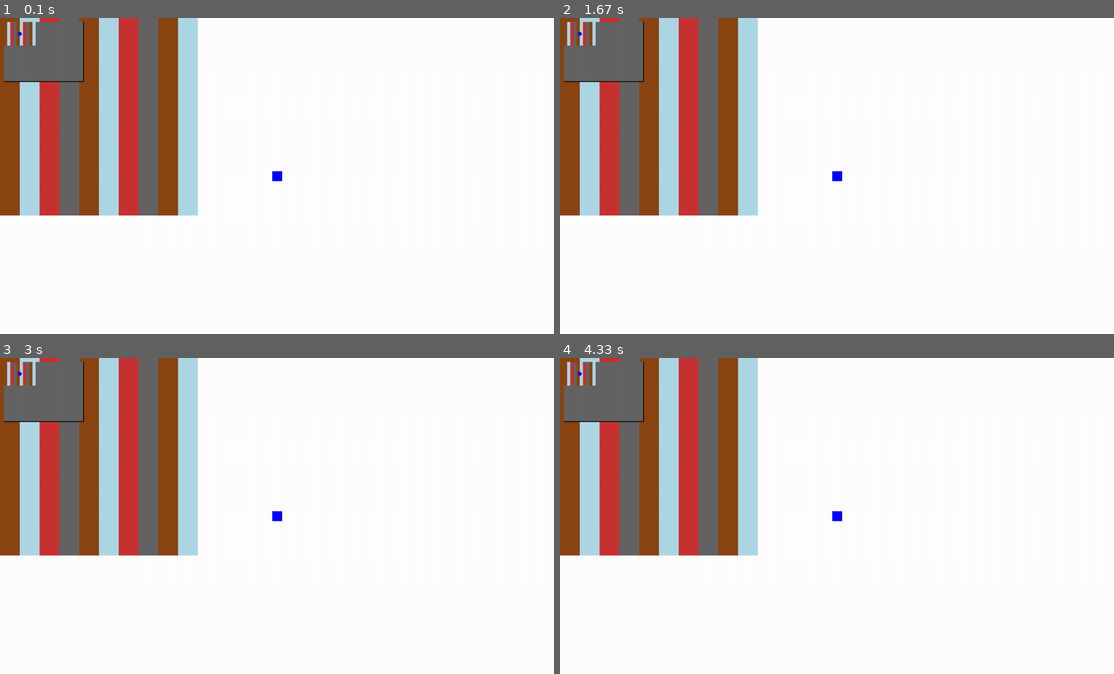
Above: before the commit, frames 1-4 (two rows, left to right).
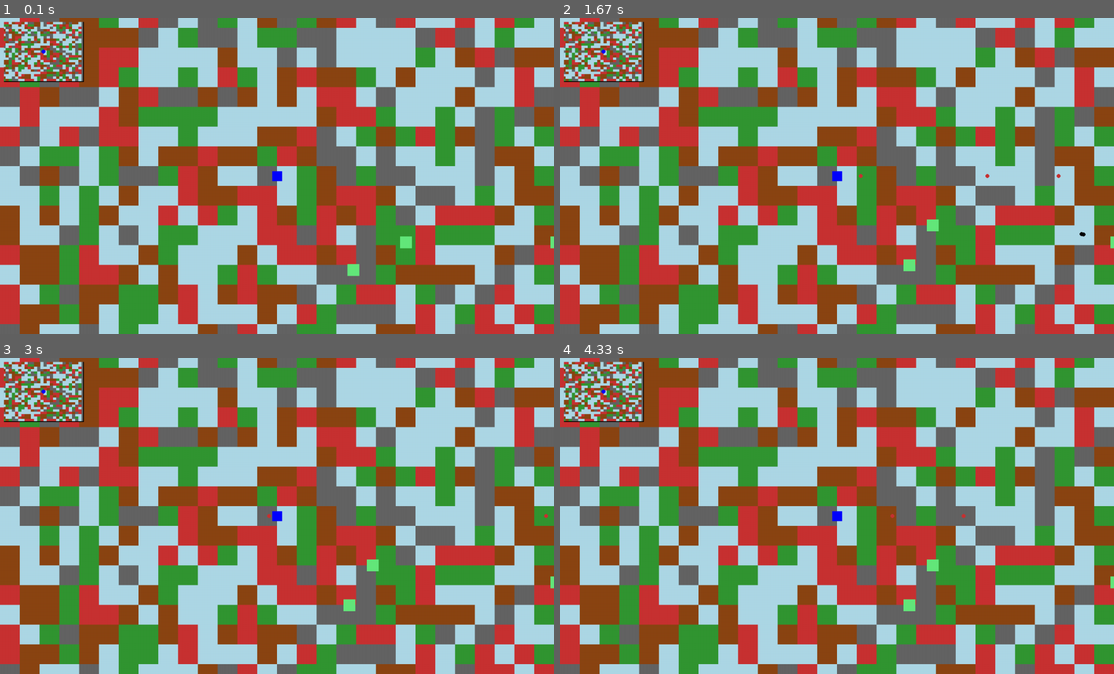
Above: after the commit, the same moments.

Repository: KRsupertux/pygame-project
Game: pygame game, started from scene1.py
Two runs of this game, one before a commit and one after it. Both use one fixed random seed, a clock stepped at 60 frames per second and the inputs below.
Inputs:
- Up to frame 1 (0.1 s): no input
- Up to frame 2 (1.67 s): tap Space at 0.33, 0.73, 1.03, 1.23, 1.57 s; hold D 0.67-1.13 s; hold W 1.17-1.47 s; hold D from 1.5 s (still down)
- Up to frame 3 (3 s): tap Space at 1.87, 2.07, 2.37, 2.63, 2.97 s; release D at 1.97 s; hold A 2-2.53 s; hold S 2.57-2.87 s; hold A from 2.9 s (still down)
- Up to frame 4 (4.33 s): tap Space at 3.27, 3.4, 3.8, 4.1 s; release A at 3.3 s; hold W 3.33-3.7 s; hold D from 3.73 s (still down)

The runs differ from the first frame. In frame 1, 96% of the frame differs, in the area x 0-100%, y 0-100%; in frame 2, 96%; in frame 3, 96%; in frame 4, 96%.

Commit message:
scene1 update

Diff:
--- a/scene1.py
+++ b/scene1.py
@@ -1,4 +1,5 @@
 import pygame
+import time
 import math
 import sys
 import random
@@ -12,6 +13,20 @@
         self.obj_speed=speed
         self.obj_rsm=rsm #run_speed_multiplier
 
+class Bullet:
+    def __init__(self, pos, vel, color, size,direction):
+        self.pos = list(pos)  # Copy to avoid reference issues
+        self.vel = vel
+        self.color = color
+        self.size = size
+        self.direction=direction
+
+    def update(self):
+        self.pos[0] += self.vel[0]
+        self.pos[1] += self.vel[1]
+
+    def draw(self, screen, offset_x, offset_y):
+        pygame.draw.circle(screen, self.color, (int(self.pos[0] + offset_x), int(self.pos[1] + offset_y)), self.size)
 
 def run_game_loop():
     pygame.init()
@@ -27,13 +42,14 @@
     GRAY=(100,100,100)
     LIGHT_BLUE=(173,216,230)
     BLACK=(0,0,0)
+    ENEMYCOLOR=(100,232,123)
 
     clock=pygame.time.Clock()
     FPS=60
 
     TILE_SIZE=50
-    MAP_ROWS=10
-    MAP_COLS=10
+    MAP_ROWS=51
+    MAP_COLS=200
     MAP_WIDTH=MAP_COLS*TILE_SIZE
     MAP_HEIGHT=MAP_ROWS*TILE_SIZE
 
@@ -50,18 +66,57 @@
 
     road_texture = pygame.Surface((TILE_SIZE, TILE_SIZE))
     road_texture.fill(GRAY)
+
+
+
+    class Enemy:
+        def __init__(self, size, color, pos, speed):
+            self.size = size
+            self.color = color
+            self.pos = pos
+            self.speed = speed
+            self.direction = [0, 0]
+
+
+        def move_towards_player(self, player_pos):
+            dir_x = player_pos[0] - self.pos[0]
+            dir_y = player_pos[1] - self.pos[1]
+            length = math.hypot(dir_x, dir_y)
+            if length == 0:
+                return
+
+            dir_x /= length
+            dir_y /= length
+            next_pos_x = self.pos[0] + dir_x * self.speed
+            next_pos_y = self.pos[1] + dir_y * self.speed
+
+            tile_x = next_pos_x // TILE_SIZE
+            tile_y = next_pos_y // TILE_SIZE
+            if not is_obstacle(tile_x, tile_y):
+                self.pos[0] = next_pos_x
+                self.pos[1] = next_pos_y
+        def draw(self, screen, offset_x, offset_y):
+            pygame.draw.rect(
+                screen,
+                self.color,
+                (int(self.pos[0] + offset_x - self.size / 2), int(self.pos[1] + offset_y - self.size / 2), self.size, self.size),
+            )
+
+
+
+
 
     rock_texture = pygame.Surface((TILE_SIZE, TILE_SIZE))
     rock_texture.fill(RED)
     #open map
-    map_layout=[[1,2,3,4,1,2,3,4,1,2],[1,2,3,4,1,2,3,4,1,2],[1,2,3,4,1,2,3,4,1,2],[1,2,3,4,1,2,3,4,1,2],[1,2,3,4,1,2,3,4,1,2],[1,2,3,4,1,2,3,4,1,2],[1,2,3,4,1,2,3,4,1,2],[1,2,3,4,1,2,3,4,1,2],[1,2,3,4,1,2,3,4,1,2],[1,2,3,4,1,2,3,4,1,2]]
-    #with open("./maps/map1.txt",'r') as file:
-     #   for line in file:
-      #      map_layout.append(list(map(int,line.split())))
-       #     if len(line) != MAP_COLS:
-        #        raise ValueError(f"Map row length {len(line)}")
-      #  if len(map_layout)!=MAP_ROWS:
-       #     raise ValueError(f"Map num_row {len(map_layout)}")
+    map_layout=[]
+    with open("./maps/map1.txt",'r') as file:
+        for line in file:
+            map_layout.append(list(map(int,line.split())))
+            #if len(line) != MAP_COLS:
+             #   raise ValueError(f"{map_layout}")
+        if len(map_layout)!=MAP_ROWS:
+            raise ValueError(f"Map num_row {len(map_layout)}")
 
     def draw_map(offset_x,offset_y):
         for row in range(MAP_ROWS):
@@ -185,11 +240,47 @@
         screen.blit(minimap_surface,(10,10))
 
     def game_loop():
+        bullets=[]
+        enemies = [Enemy(30, ENEMYCOLOR, [random.randint(100, MAP_WIDTH - 100), random.randint(100, MAP_HEIGHT - 100)], 2) for _ in range(10)]
+        enemy_bullets = []
+        last_enemy_shot_time = time.time()
+
+        def fire_enemy_bullets(enemy):
+            dir_x = player.obj_pos[0] - enemy.pos[0]
+            dir_y = player.obj_pos[1] - enemy.pos[1]
+            length = math.hypot(dir_x, dir_y)
+            if length > 0:
+                dir_x /= length
+                dir_y /= length
+                velocity = [dir_x * 5, dir_y * 5]
+                enemy_bullets.append(Bullet(enemy.pos.copy(), velocity, BLACK, 5, [dir_x, dir_y]))
+
         while True:
+            current_time = time.time()
+            if current_time - last_enemy_shot_time > 1.5:
+                for enemy in enemies:
+                    fire_enemy_bullets(enemy)
+                last_enemy_shot_time = current_time
+
             for event in pygame.event.get():
                 if event.type==pygame.QUIT:
                     pygame.quit()
                     sys.exit()
+                if event.type == pygame.KEYDOWN:
+                    if event.key == pygame.K_SPACE:
+                        bullet_velocity = [player.obj_vel[0] * 2, player.obj_vel[1] * 2]
+                        bulletdir=[1,0]
+                        if keys[pygame.K_w]:
+                            bulletdir=[0,-1]
+                        if keys[pygame.K_s]:
+                            bulletdir=[0,1]
+                        if keys[pygame.K_a]:
+                            bulletdir=[-1,0]
+                        if keys[pygame.K_d]:
+                            bulletdir=[1,0]
+                        if bullet_velocity == [0, 0]:  # Fire bullet straight if standing still
+                            bullet_velocity = [bulletdir[0]*10,bulletdir[1]*10]
+                            bullets.append(Bullet(player.obj_pos, bullet_velocity, RED,5,bulletdir))
             keys=pygame.key.get_pressed()
             handle_movement(keys)
 
@@ -200,13 +291,64 @@
             offset_y=min(0,max(offset_y,SCREEN_HEIGHT-MAP_HEIGHT))
 
             screen.fill(WHITE)
+            for enemy in enemies:
+                enemy.move_towards_player(player.obj_pos)
+
             draw_map(offset_x,offset_y)
             pygame.draw.rect(
                 screen,
                 player.obj_color,
                 (int(SCREEN_WIDTH//2-player.obj_size//2),int(SCREEN_HEIGHT//2-player.obj_size//2),int(player.obj_size),int(player.obj_size)),
             )
+
+            for bullet in bullets[:]:
+                bullet.update()
+                bullet.draw(screen, offset_x, offset_y)
+                if bullet.pos[0] < 0 or bullet.pos[0] > MAP_WIDTH or bullet.pos[1] < 0 or bullet.pos[1] > MAP_HEIGHT:
+                    bullets.remove(bullet)
+                tile_x = int(bullet.pos[0] // TILE_SIZE)
+                tile_y = int(bullet.pos[1] // TILE_SIZE)
+
+                if is_obstacle(tile_x, tile_y):
+                    bullets.remove(bullet)  # Remove bullet on collision
+                    continue  # Skip further checks
+
+                if bullet.pos[0] < 0 or bullet.pos[0] > MAP_WIDTH or bullet.pos[1] < 0 or bullet.pos[1] > MAP_HEIGHT:
+                    bullets.remove(bullet)
+                for enemy in enemies[:]:
+                    if (enemy.pos[0] - bullet.pos[0]) ** 2 + (enemy.pos[1] - bullet.pos[1]) ** 2 < (enemy.size / 2 + bullet.size) ** 2:
+                        enemies.remove(enemy)
+                        bullets.remove(bullet)
+                        break  # Prevent checking deleted bullets
+
+            for bullet in enemy_bullets[:]:
+                bullet.update()
+                bullet.draw(screen, offset_x, offset_y)
+                # Remove bullets if they go off-screen
+                if bullet.pos[0] < 0 or bullet.pos[0] > MAP_WIDTH or bullet.pos[1] < 0 or bullet.pos[1] > MAP_HEIGHT:
+                    enemy_bullets.remove(bullet)
+            for bullet in enemy_bullets[:]:
+                bullet.update()
+                bullet.draw(screen, offset_x, offset_y)
+                tile_x = int(bullet.pos[0] // TILE_SIZE)
+                tile_y = int(bullet.pos[1] // TILE_SIZE)
+
+                if is_obstacle(tile_x, tile_y):
+                    enemy_bullets.remove(bullet)
+                    continue
+
+                if bullet.pos[0] < 0 or bullet.pos[0] > MAP_WIDTH or bullet.pos[1] < 0 or bullet.pos[1] > MAP_HEIGHT:
+                    enemy_bullets.remove(bullet)
+                if bullet.pos[0] < 0 or bullet.pos[0] > MAP_WIDTH or bullet.pos[1] < 0 or bullet.pos[1] > MAP_HEIGHT:
+                    enemy_bullets.remove(bullet)
+
+                if (player.obj_pos[0] - bullet.pos[0]) ** 2 + (player.obj_pos[1] - bullet.pos[1]) ** 2 < (player.obj_size / 2 + bullet.size) ** 2:
+                    pygame.quit()
+                    sys.exit()
+
             draw_minimap()
+            for enemy in enemies:
+                enemy.draw(screen, offset_x, offset_y)
             pygame.display.flip()
             clock.tick(FPS)
     game_loop()
